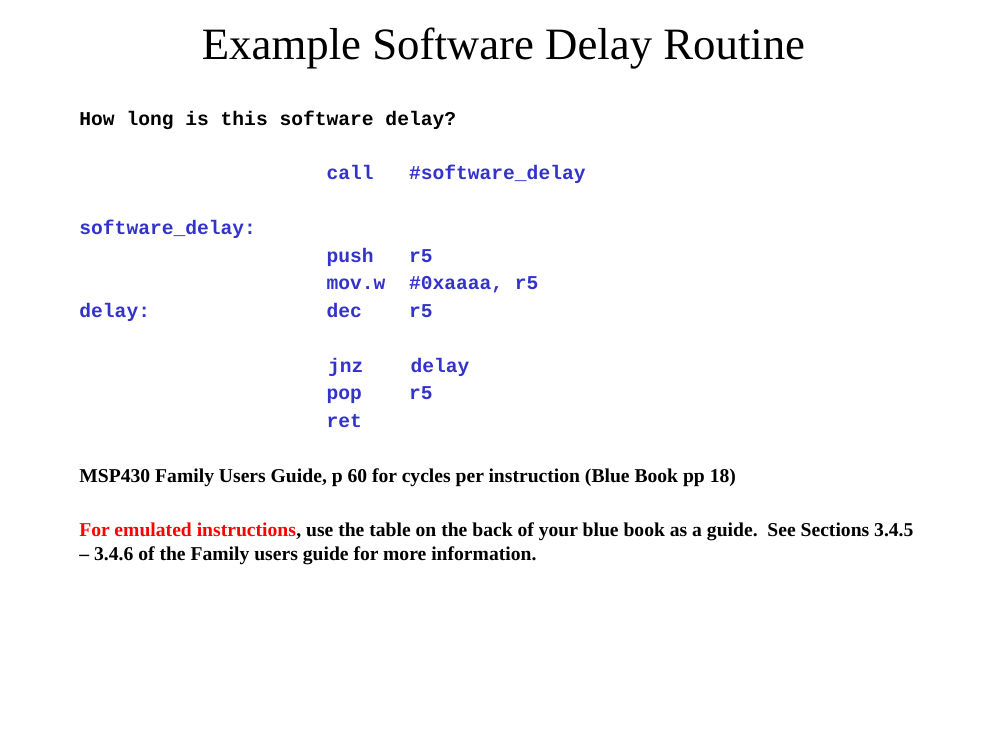
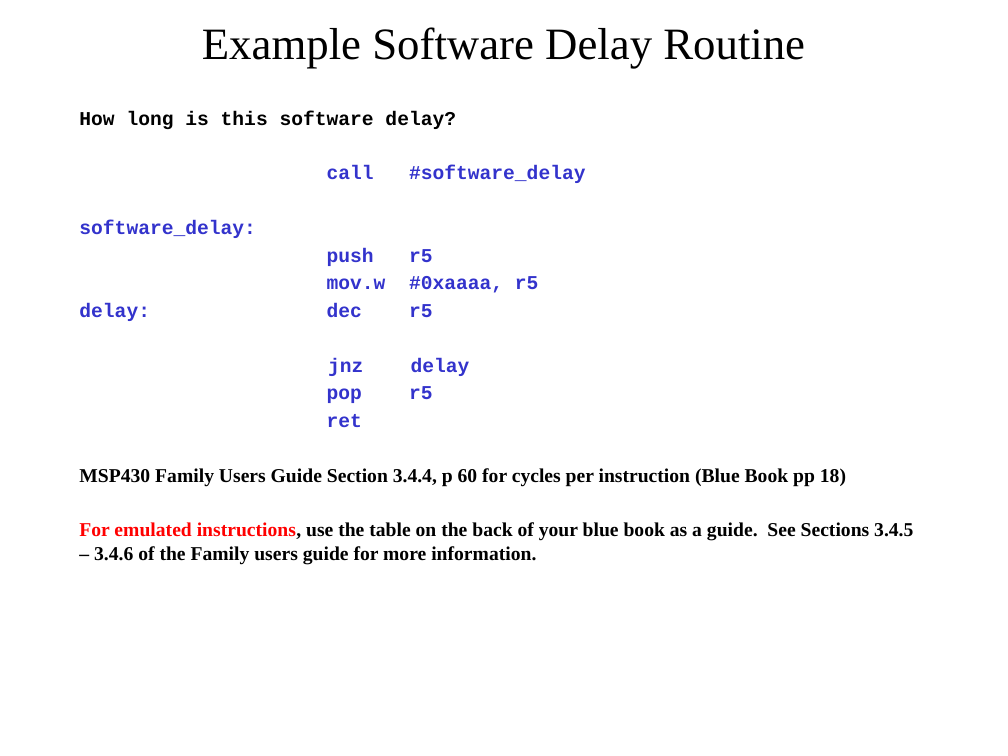
Before and after one commit to pw4rn3r/ECE382, a slide deck: slide 14 of notes/L14/Lsn14.pptx. Drawn at 1008x756 pixels with LibreOffice and Linux fonts; fonts in the diff are those of the drawing. Boxes give left, top, right and bottom in pixels: in the first picture for what was removed or moved away, otherwise in the second. Text is boxed around its words. In the diff, an @@ line names an element or a change of style, - is before the commit and + after.

Commit message:
L14 - added example code + links.  minor modifications to slides

```diff
--- a/notes/L14/Lsn14.pptx
+++ b/notes/L14/Lsn14.pptx
@@ text at <box>79,468,846,487</box>: text changed @@
-MSP430 Family Users Guide, p 60 for cycles per instruction (Blue Book pp 18)
+MSP430 Family Users Guide Section 3.4.4, p 60 for cycles per instruction (Blue Book pp 18)
```
Also in this commit, not shown: 5 other slides changed, 1 slide added, 6 other files.
